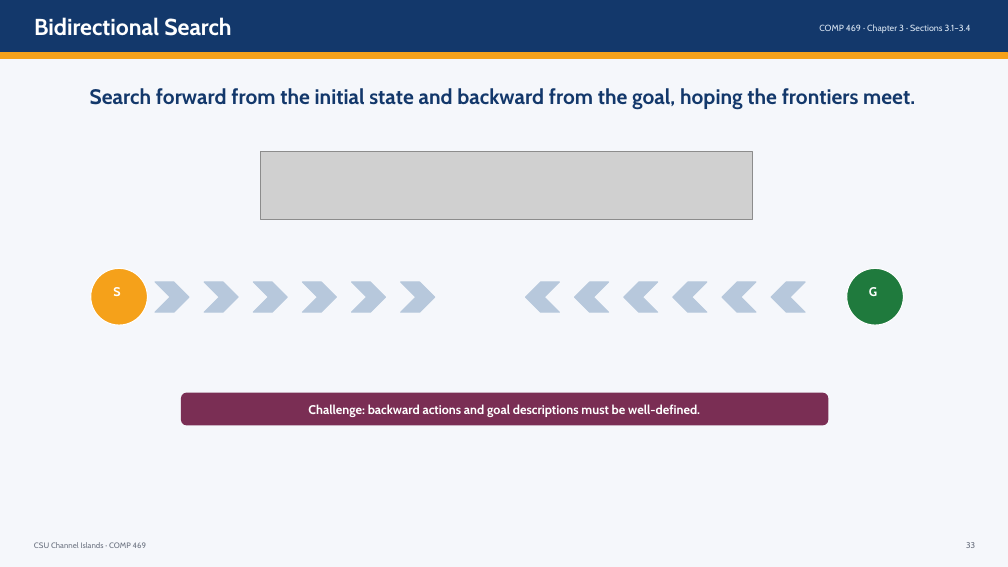
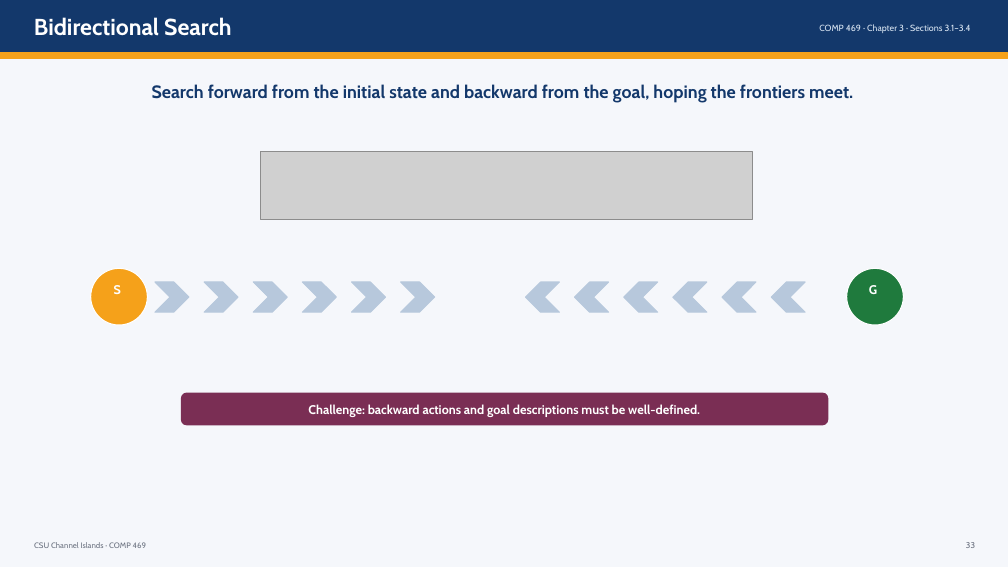
Before and after one commit to DrNatas/Comp_469, a slide deck: slide 33 of Fall 2026/L03 - Uniformed Search/COMP469_Chapter3_Sections_3_1_to_3_4_CSUCI.pptx. Drawn at 1008x567 pixels with LibreOffice and Linux fonts; fonts in the diff are those of the drawing; grey boxes stand for pictures. Boxes give left, top, right and bottom in pixels: in the first picture for what was removed or moved away, otherwise in the second. Text is boxed around its words. In the diff, an @@ line names an element or a change of style, - is before the commit and + after.

```diff
--- a/Fall 2026/L03 - Uniformed Search/COMP469_Chapter3_Sections_3_1_to_3_4_CSUCI.pptx
+++ b/Fall 2026/L03 - Uniformed Search/COMP469_Chapter3_Sections_3_1_to_3_4_CSUCI.pptx
@@ text "Search forward from the initial ..." at bbox=[152, 84, 853, 103]: size 20 to 17 pt; line spacing 1 to 0.9 @@
@@ text "S" at bbox=[114, 285, 121, 294]: line spacing 1 to 0.9 @@
@@ text "G" at bbox=[869, 285, 877, 294]: line spacing 1 to 0.9 @@
```
Also in this commit, not shown: 18 other slides changed.
